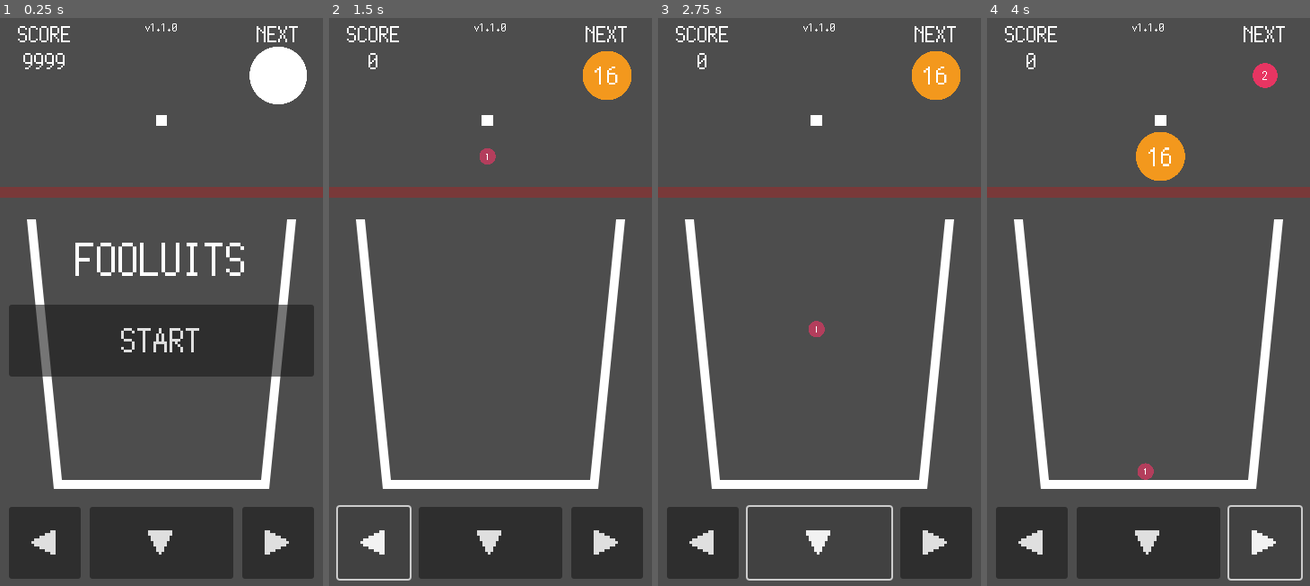
Above: before the commit, frames 1-4 (left to right).
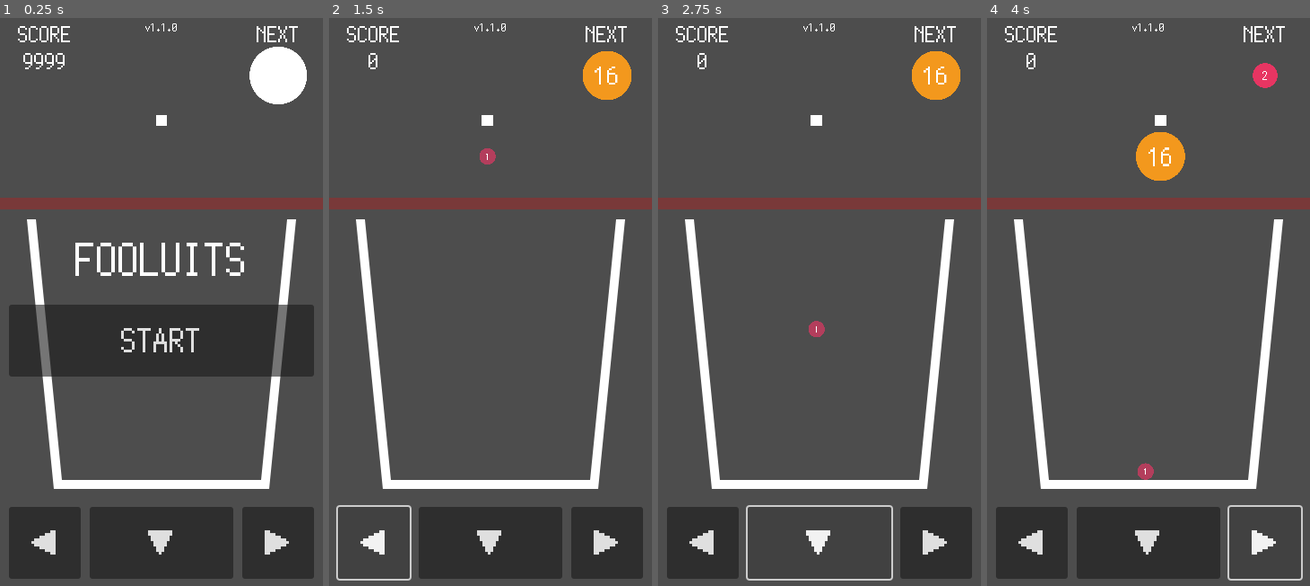
Above: after the commit, the same moments.

Repository: kamikoloss/fruits-puzzle
Game: Godot game, scene res://scenes/main.tscn
Two runs of this game, one before a commit and one after it. Both use one fixed random seed, a clock stepped at 60 frames per second and the inputs below.
Inputs:
- Up to frame 1 (0.25 s): no input
- Up to frame 2 (1.5 s): click "START" at 0.5 s; click "◀" at 1.25 s
- Up to frame 3 (2.75 s): click "▼" at 2 s
- Up to frame 4 (4 s): click "▶" at 2.75 s; tap Enter at 3.5, 3.6 s; hold Right from 3.53 s (still down)

The runs differ from the first frame. In frame 1, 4.0% of the frame differs, in the area x 0-100%, y 29-34%; in frame 2, 4.0%; in frame 3, 4.0%; in frame 4, 4.0%.

Commit message:
赤線の位置を調整した (ゲームオーバーの高さは変わっていない)

Diff:
--- a/scenes/main.tscn
+++ b/scenes/main.tscn
@@ -169,7 +169,7 @@
 polygon = PackedVector2Array(-139, -139, -110.1, 140, 110.1, 140, 139.1, -150, 150, -150, 150, -140, 148.9, -140, 120.9, 150, -121, 150, -121, 139, -150, -140.9, -150, -150, -139, -150)
 
 [node name="DeadLine" type="Node2D" parent="Game"]
-position = Vector2(180, 200)
+position = Vector2(180, 212.8)
 scale = Vector2(2, 0.05)
 
 [node name="Area2D" type="Area2D" parent="Game/DeadLine"]
@@ -179,7 +179,7 @@
 texture = ExtResource("4_3hjtg")
 
 [node name="CollisionShape2D" type="CollisionShape2D" parent="Game/DeadLine/Area2D"]
-position = Vector2(0, -64)
+position = Vector2(0, -320)
 shape = SubResource("RectangleShape2D_nddcy")
 
 [node name="Dropper" type="Node2D" parent="Game"]
